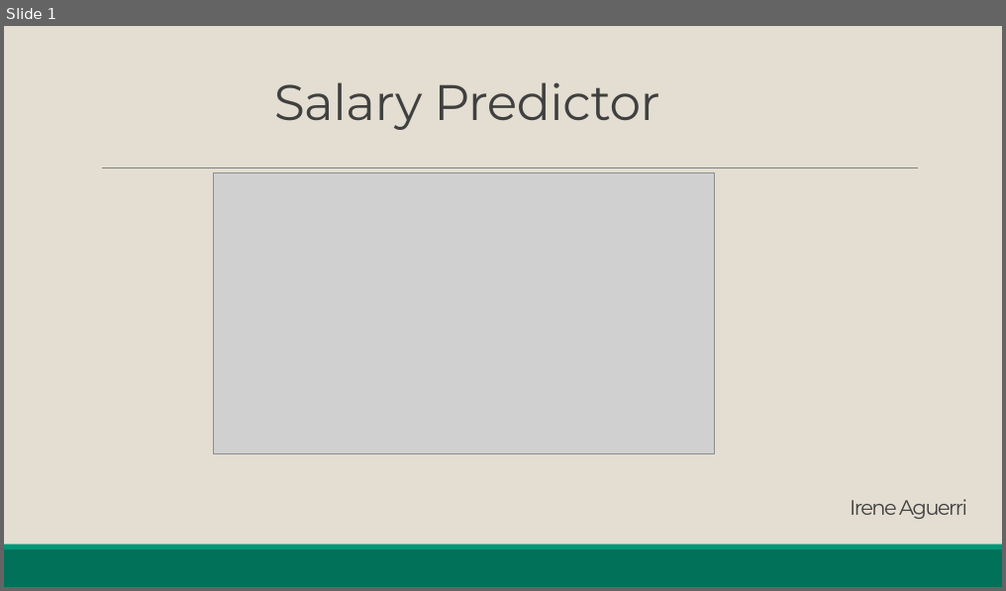
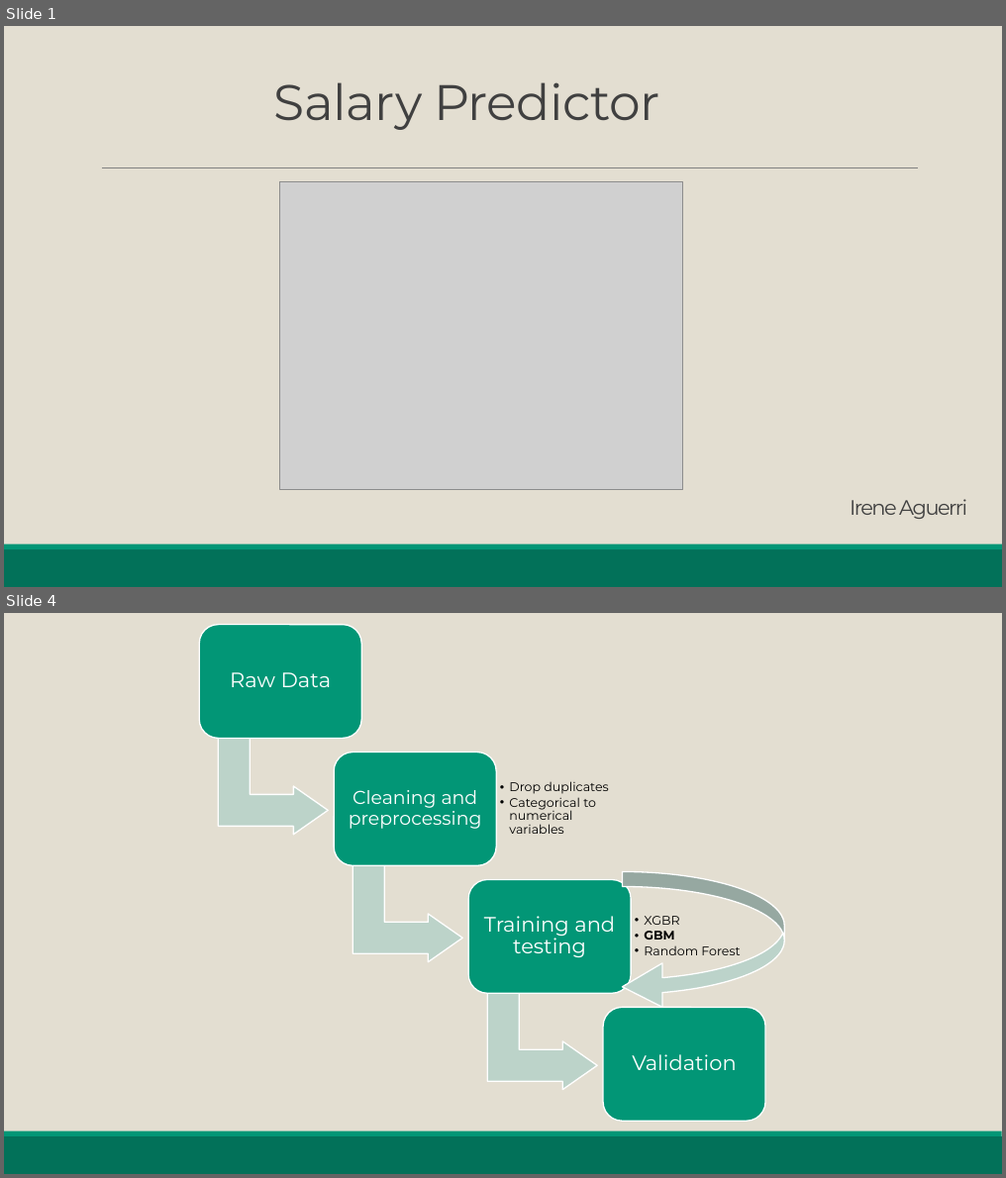
Before and after one commit to iaguerri/Kaggle-Data-Science-Predictor, a slide deck: Salary_Predictor.pptx. Shown one above the other, each under a label of ours: slide 1 before the commit, slides 1 and 4 after it; the slides between them are not shown. The pictures are 1006x591 and 1006x1178 pixels, drawn with LibreOffice and Linux fonts; fonts in the diff are those of the drawing; grey boxes stand for pictures. Boxes give left, top, right and bottom in pixels: in the first picture for what was removed or moved away, otherwise in the second. Text is boxed around its words. In the diff, an @@ line names an element or a change of style, - is before the commit and + after.

```diff
--- a/Salary_Predictor.pptx
+++ b/Salary_Predictor.pptx
@@ slide 4 added at <box>4,613,1002,1174</box>, background #E3DED1; not listed: 2 template elements that a slide beside it also shows @@
@@ curved left arrow added at <box>623,872,785,1009</box>, fill #BCD3CA, outline #FFFFFF 1.25 pt @@
@@ group added at <box>199,624,765,1121</box>: 6 texts, 4 rounded rectangles, 3 bent up arrows @@
+Raw Data
+Cleaning and preprocessing
+  • Drop duplicates
+  • Categorical to numerical variables
+Training and testing
+  • XGBR
+  • GBM
+  • Random Forest
+Validation
@@ slide 1 changed as well @@
@@ picture: place and size @@
-picture at <box>214,173,715,455</box>
+picture at <box>279,181,683,490</box>
```
Also in this commit, not shown: 6 other slides added, 1 slide removed, 7 other files.
